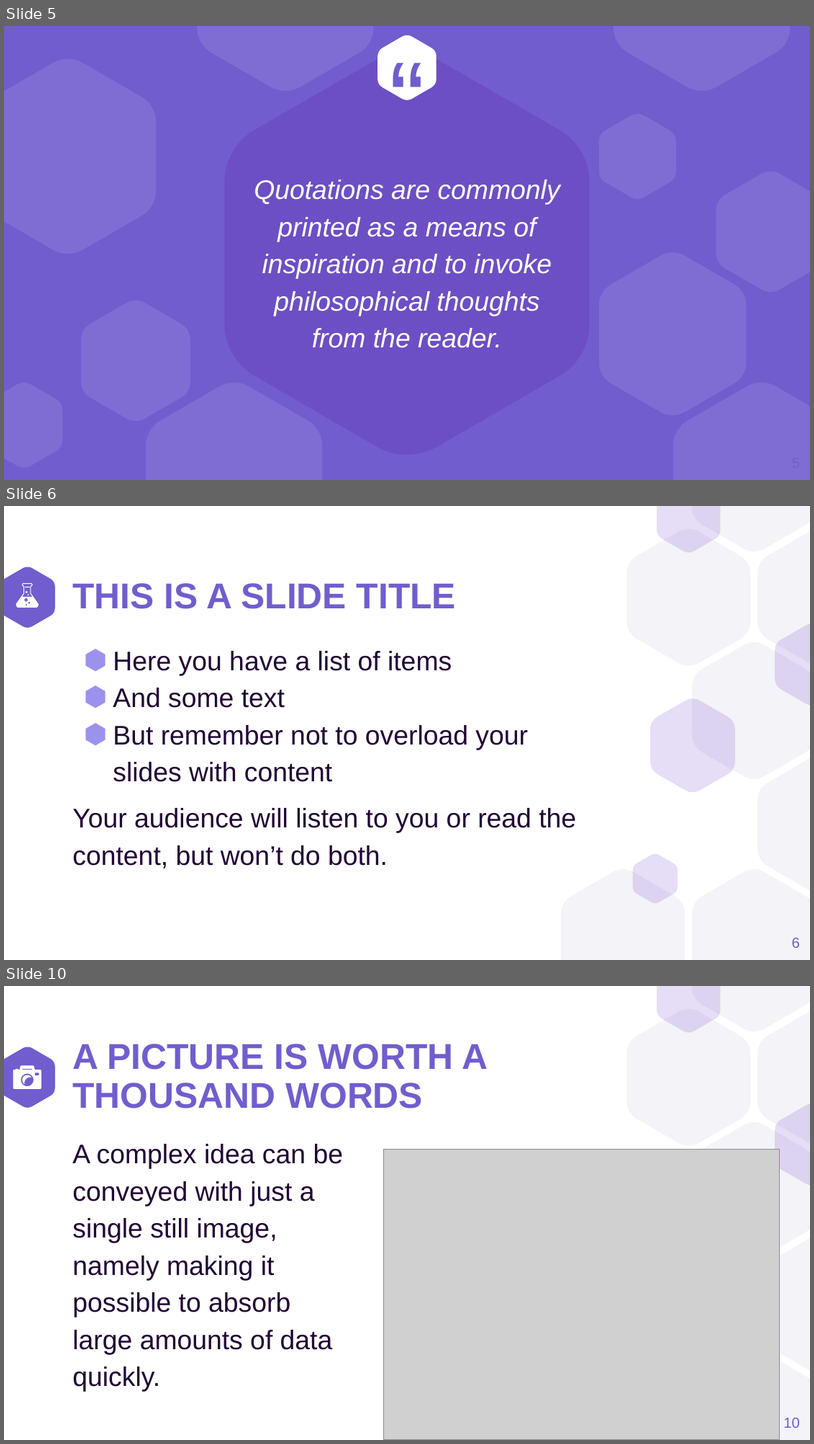
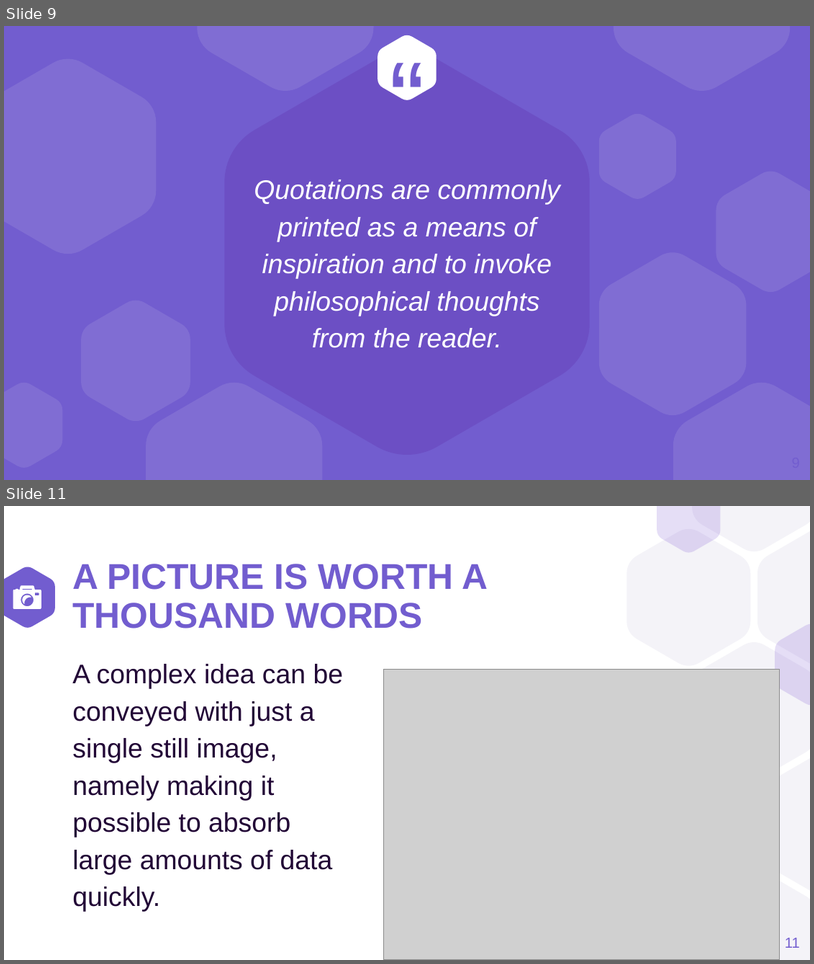
Before and after one commit to a1ex9788/TFG, a slide deck: TFG_AlejandroCarrion.pptx. Shown one above the other, each under a label of ours: slides 5, 6 and 10 before the commit, slides 9 and 11 after it; the slides between them are not shown. The pictures are 814x1444 and 814x964 pixels, drawn with LibreOffice and Linux fonts; fonts in the diff are those of the drawing; grey boxes stand for pictures. Boxes give left, top, right and bottom in pixels: in the first picture for what was removed or moved away, otherwise in the second. Text is boxed around its words. In the diff, an @@ line names an element or a change of style, - is before the commit and + after.

```diff
--- a/TFG_AlejandroCarrion.pptx
+++ b/TFG_AlejandroCarrion.pptx
@@ slide 6 removed at box(4, 506, 810, 960), background #FFFFFF; not listed: 10 template elements that a slide beside it also shows @@
@@ group removed at box(16, 584, 39, 608): 4 freeform shapes @@
@@ title removed at box(72, 583, 456, 609) @@
-THIS IS A SLIDE TITLE
@@ text removed at box(72, 651, 576, 868) @@
-⬢ Here you have a list of items
-⬢ And some text
-⬢ But remember not to overload your slides with content
-Your audience will listen to you or read the content, but won’t do both.
@@ freeform shape removed at box(651, 699, 736, 793) @@
@@ freeform shape removed at box(633, 854, 677, 903) @@
@@ page number removed at box(792, 937, 800, 947) @@
-6
@@ what was slide 5 is now slide 9 @@
@@ what was slide 10 is now slide 11 @@
@@ page number at box(785, 937, 800, 947): text changed @@
-10
+11
```
Also in this commit, not shown: 4 slides changed, 6 slides added, 17 other slides removed.
